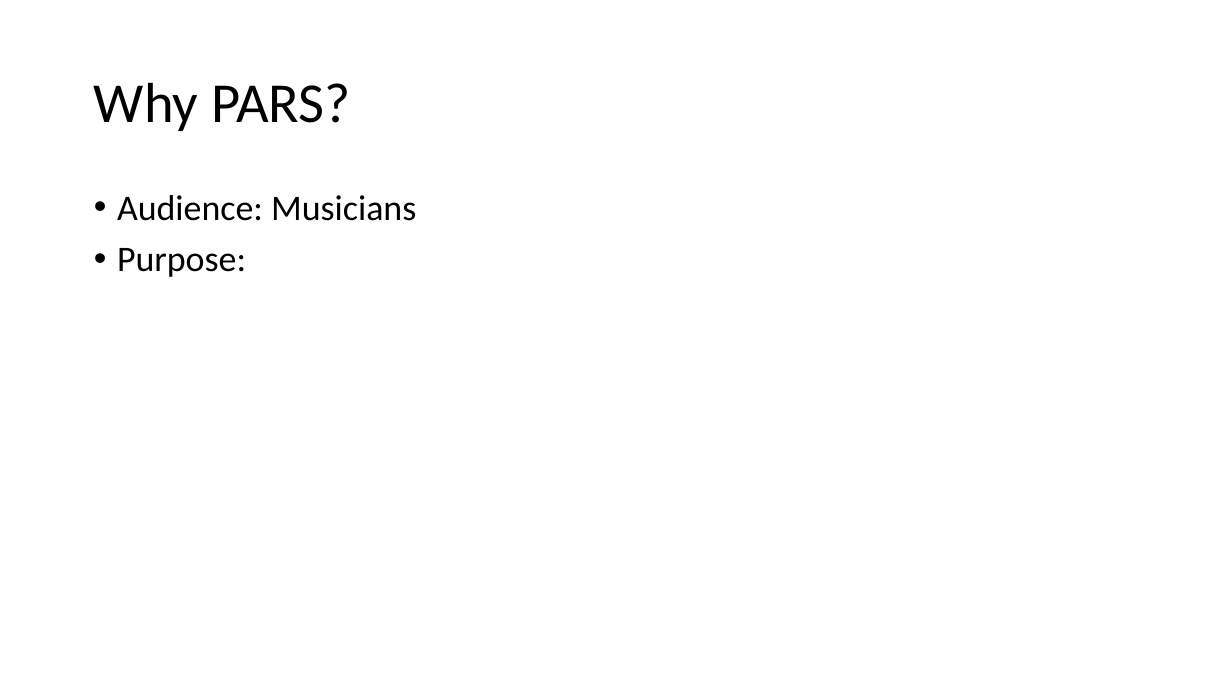
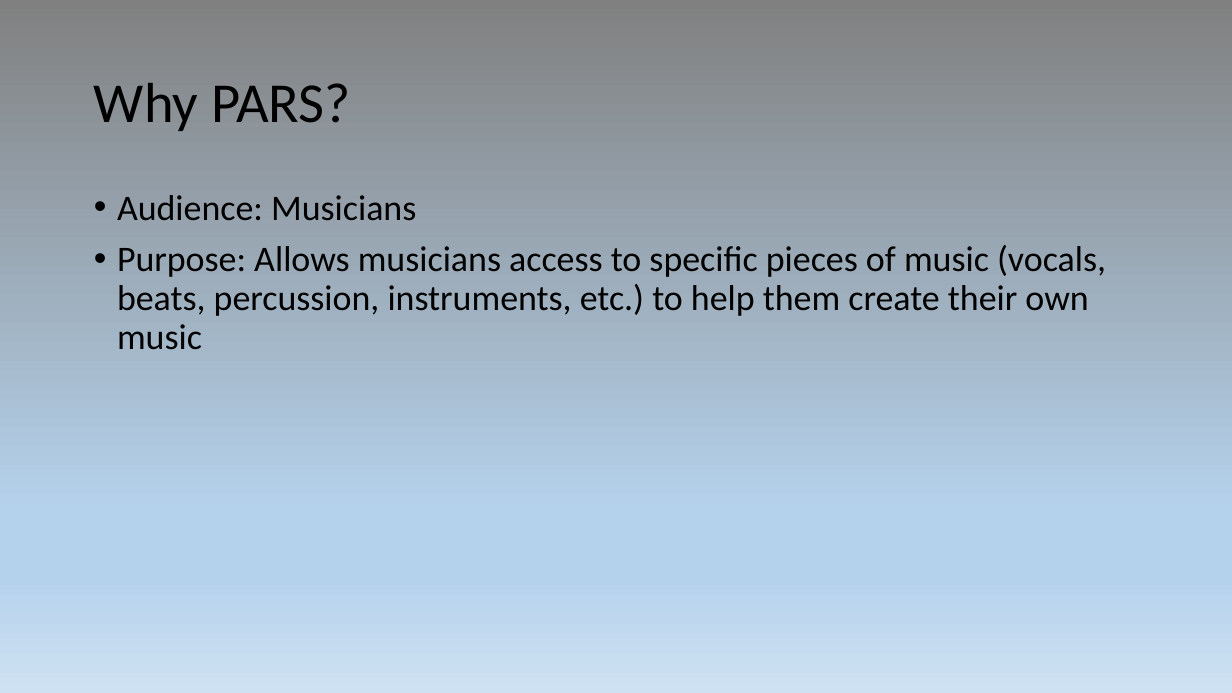
Before and after one commit to ehower/PARS, a slide deck: slide 2 of PARS.pptx. Drawn at 1232x693 pixels with LibreOffice and Linux fonts; fonts in the diff are those of the drawing. Boxes give left, top, right and bottom in pixels: in the first picture for what was removed or moved away, otherwise in the second. Text is boxed around its words. In the diff, an @@ line names an element or a change of style, - is before the commit and + after.

```diff
--- a/PARS.pptx
+++ b/PARS.pptx
@@ background #FFFFFF to gradient #808080 to #B5D2EC to #CEE1F2 @@
@@ text at [117, 245, 1106, 350]: text changed @@
-• Purpose:
+• Purpose: Allows musicians access to specific pieces of music (vocals, beats, percussion, instruments, etc.) to help them create their own music
```
Also in this commit, not shown: 2 slides added, 1 slide removed.
